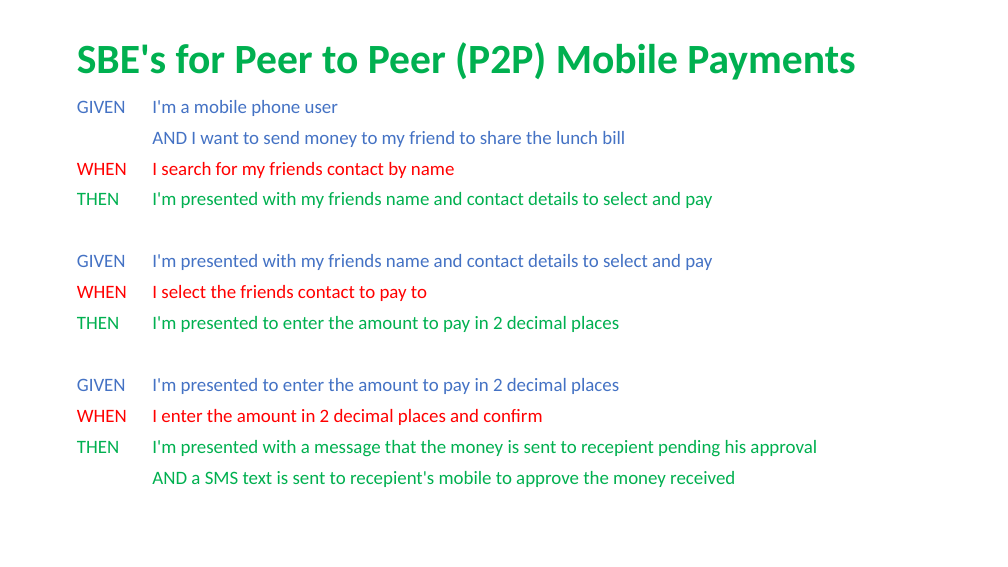
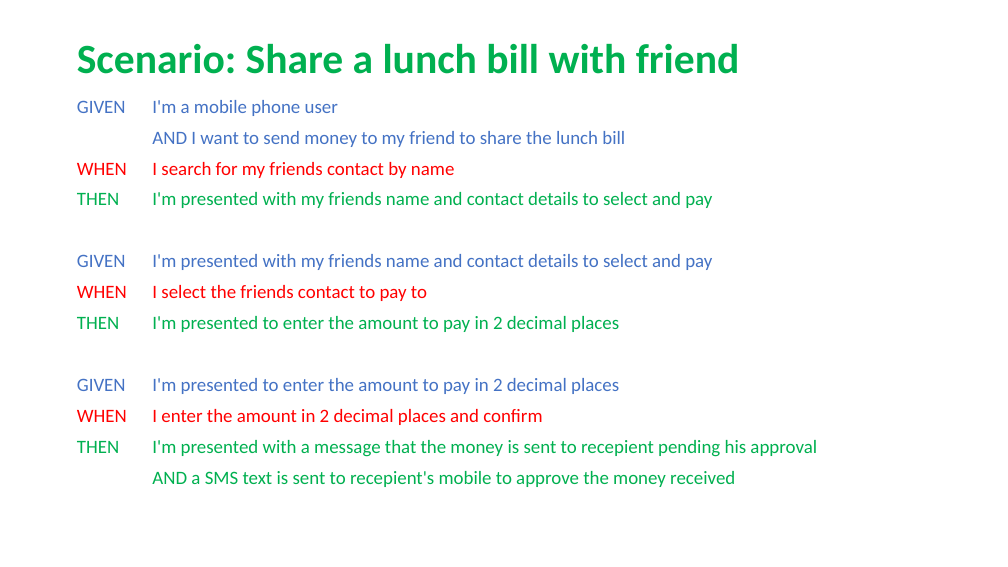
Before and after one commit to RaghavanKasthuri/Business-Analysis, a slide deck: slide 2 of BDD - Specification By Examples.pptx. Drawn at 1008x567 pixels with LibreOffice and Linux fonts; fonts in the diff are those of the drawing. Boxes give left, top, right and bottom in pixels: in the first picture for what was removed or moved away, otherwise in the second. Text is boxed around its words. In the diff, an @@ line names an element or a change of style, - is before the commit and + after.

```diff
--- a/BDD - Specification By Examples.pptx
+++ b/BDD - Specification By Examples.pptx
@@ title at [77,43,740,74]: text changed @@
-SBE's for Peer to Peer (P2P) Mobile Payments
+Scenario: Share a lunch bill with friend
```
Also in this commit, not shown: 1 other slide changed, 1 slide added.
